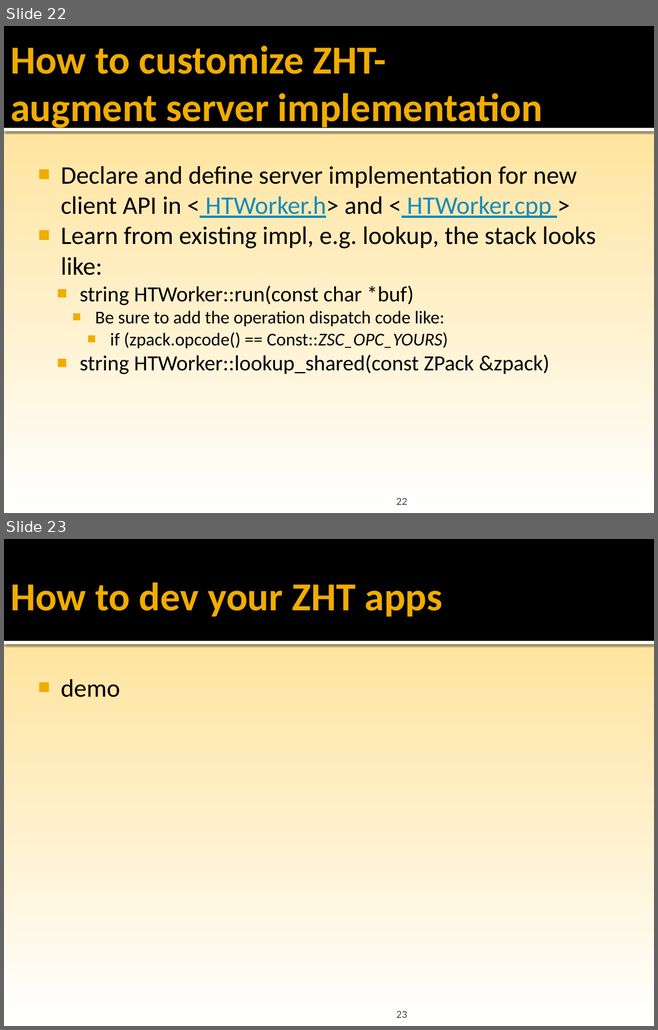
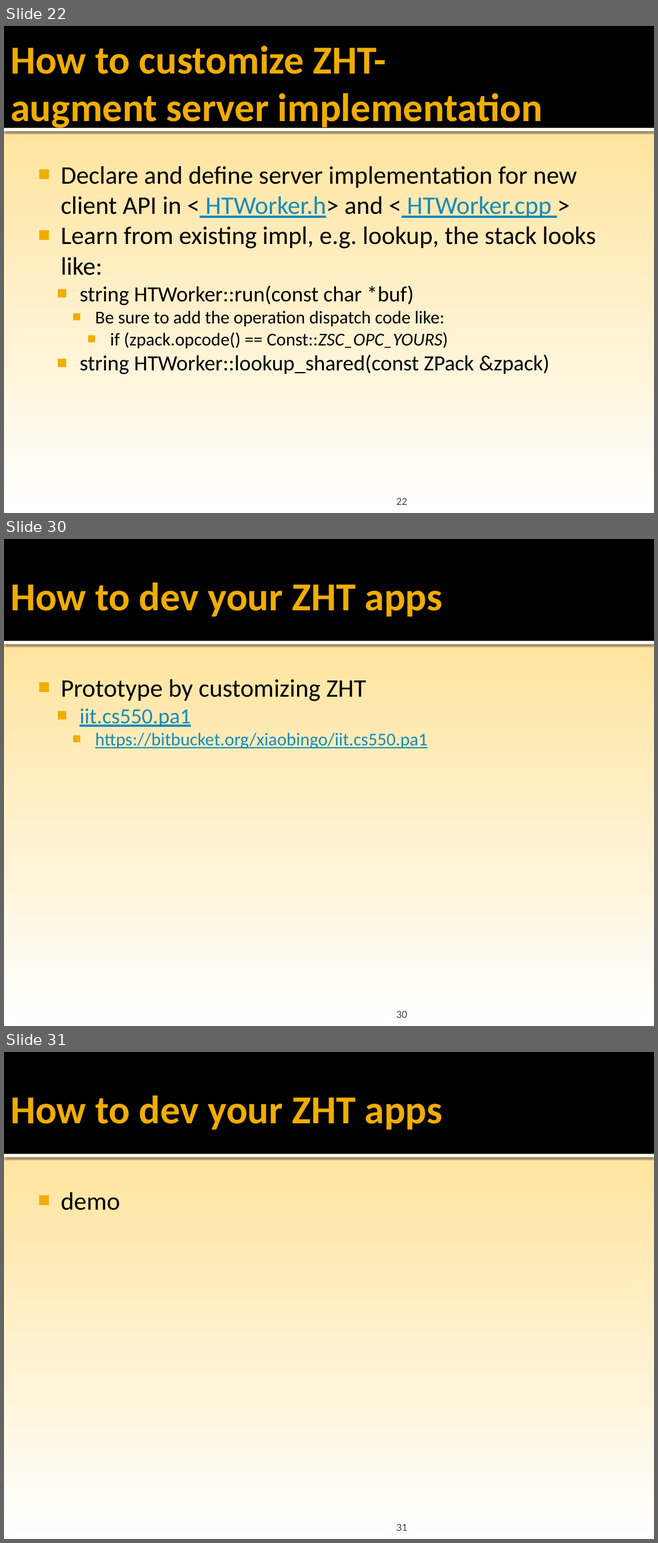
Before and after one commit to datasys/zht, a slide deck: doc/ZHT-dev-tutorial-CS554@cs.iit.pptx. Shown one above the other, each under a label of ours: slides 22 and 23 before the commit, slides 22, 30 and 31 after it; the slides between them are not shown. The pictures are 658x1030 and 658x1543 pixels, drawn with LibreOffice and Linux fonts; fonts in the diff are those of the drawing; background and template pictures are left out. Boxes give left, top, right and bottom in pixels: in the first picture for what was removed or moved away, otherwise in the second. Text is boxed around its words. In the diff, an @@ line names an element or a change of style, - is before the commit and + after.

```diff
--- a/doc/ZHT-dev-tutorial-CS554@cs.iit.pptx
+++ b/doc/ZHT-dev-tutorial-CS554@cs.iit.pptx
@@ slide 30 added at [4, 539, 654, 1026], background gradient #FFC000 to #FFE193 to #FFFFFF; not listed: 2 template elements that a slide beside it also shows @@
@@ title added at [10, 583, 442, 617], 44 pt, text #F0AD00, bold @@
+How to dev your ZHT apps
@@ text added at [61, 679, 427, 749], 20 pt, text #168BBA, underline @@
+  ■ Prototype by customizing ZHT
+    ■ iit.cs550.pa1
+      ■ https://bitbucket.org/xiaobingo/iit.cs550.pa1
@@ page number added at [396, 1011, 407, 1018], 12 pt, text #454545 @@
+30
@@ what was slide 23 is now slide 31 @@
@@ page number at [396, 1524, 407, 1531]: text changed @@
-23
+31
```
Also in this commit, not shown: 2 slides changed, 7 other slides added, 1 other file.
